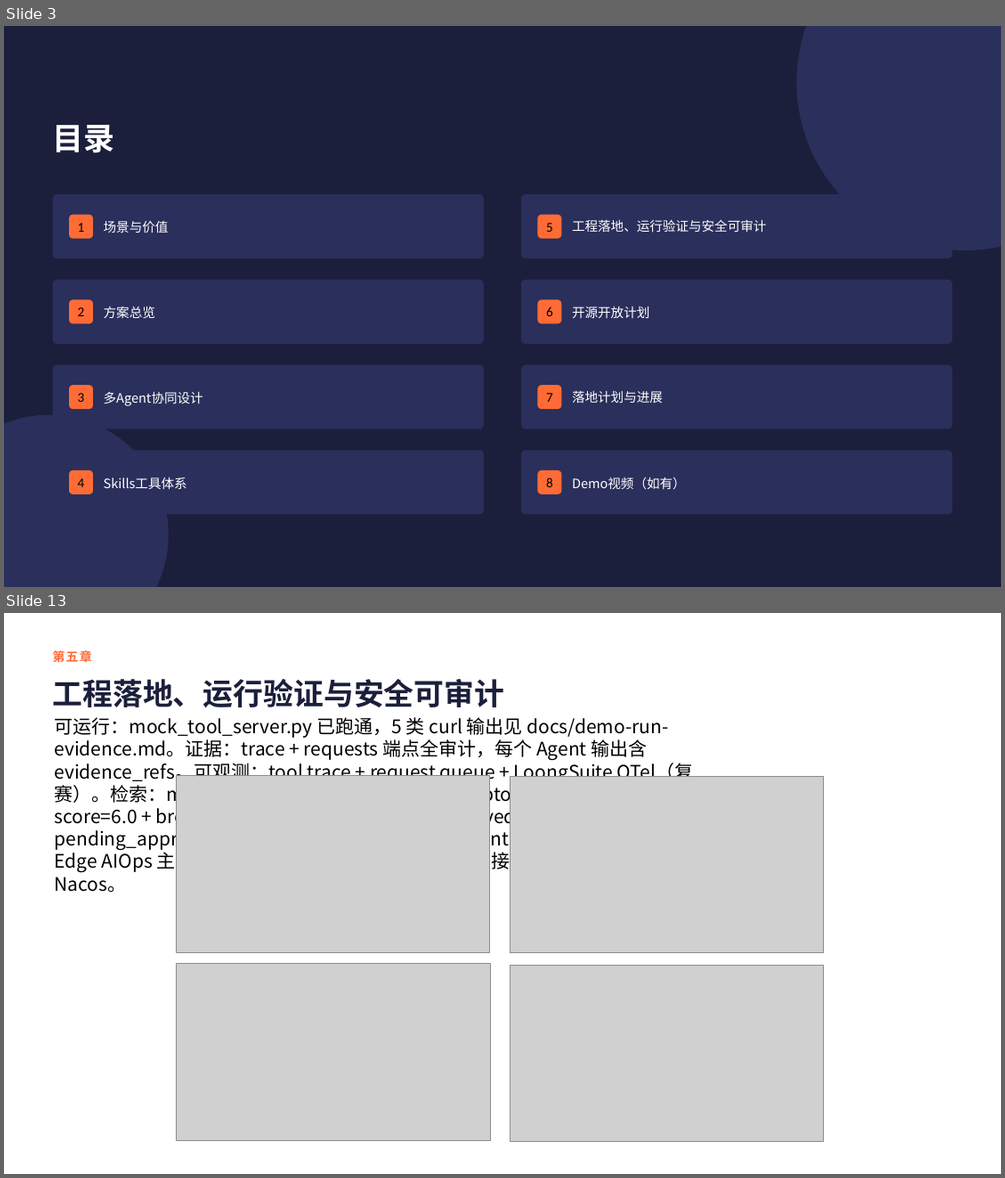
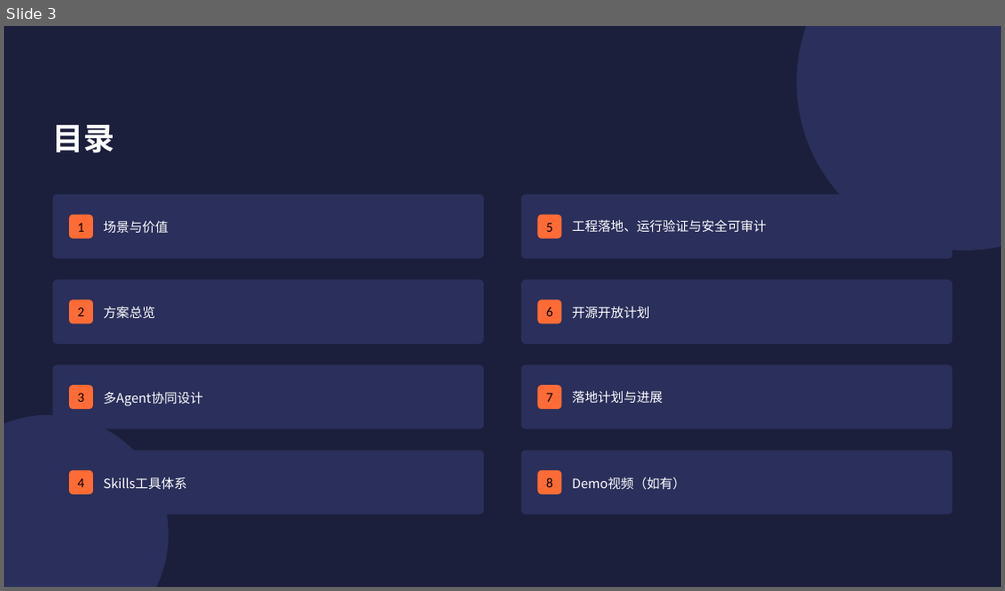
Before and after one commit to libo9922/edge-aiops-demo, a slide deck: docs/edge-aiops-submission.pptx. Shown one above the other, each under a label of ours: slides 3 and 13 before the commit, slide 3 after it; the slides between them are not shown. The pictures are 1005x1178 and 1005x591 pixels, drawn with LibreOffice and Linux fonts; fonts in the diff are those of the drawing; grey boxes stand for pictures. Boxes give left, top, right and bottom in pixels: in the first picture for what was removed or moved away, otherwise in the second. Text is boxed around its words. In the diff, an @@ line names an element or a change of style, - is before the commit and + after.

Commit message:
feat(ppt): regenerate using OpsPilot reference template (text-only, no architecture screenshots, with team info)

```diff
--- a/docs/edge-aiops-submission.pptx
+++ b/docs/edge-aiops-submission.pptx
@@ slide 13 removed at <box>4,613,1001,1174</box>, background #FFFFFF @@
@@ text removed at <box>53,650,92,663</box> @@
-第五章
@@ text removed at <box>53,679,505,707</box> @@
-工程落地、运行验证与安全可审计
@@ text removed at <box>55,717,694,892</box> @@
-可运行：mock_tool_server.py 已跑通，5 类 curl 输出见 docs/demo-run-evidence.md。证据：trace + requests 端点全审计，每个 Agent 输出含 evidence_refs。可观测：tool trace + request queue + LoongSuite OTel（复赛）。检索：mock_runbook 轻量 RAG（tag + symptom 评分），返回 score=6.0 + breakdown。安全：L0/L1 auto_approved vs L2/L3 pending_approval；approval ticket；rollback_point；audit。云产品：Edge AIOps 主要信号源在边缘 + 模型 + OTA，未来可接 ARMS / PAI / SLS / Nacos。
@@ picture removed at <box>177,775,490,952</box> @@
@@ picture removed at <box>510,776,824,952</box> @@
@@ picture removed at <box>177,964,491,1140</box> @@
@@ picture removed at <box>510,965,823,1142</box> @@
```
Also in this commit, not shown: 7 slides changed, 11 slides added, 10 other slides removed, 1 other file.
